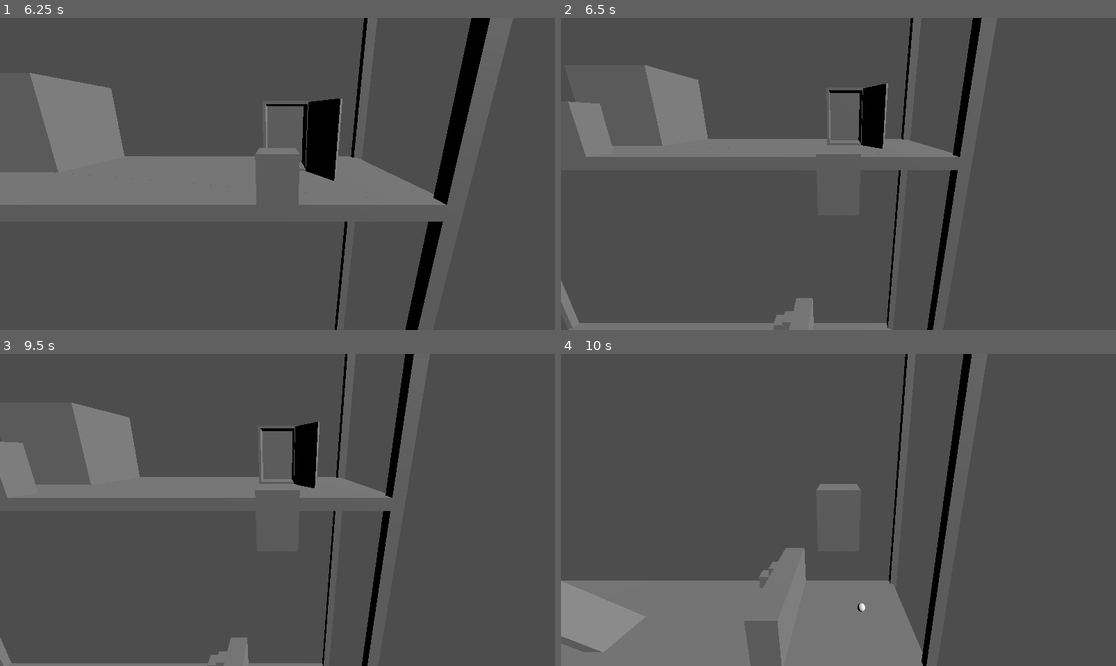
Above: before the commit, frames 1-4 (two rows, left to right).
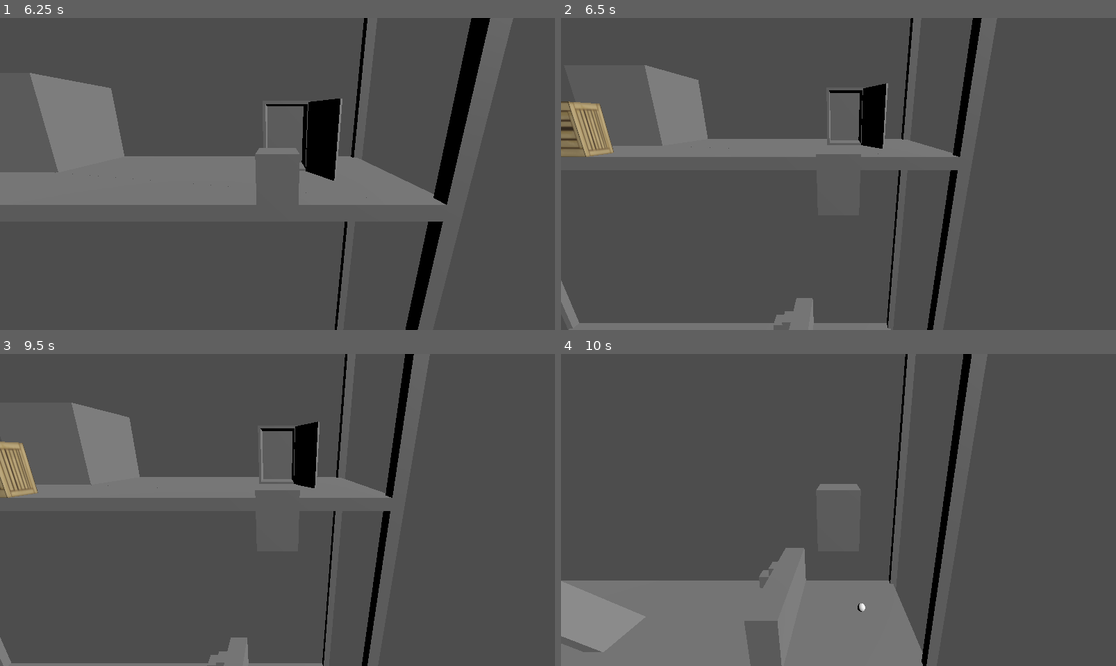
Above: after the commit, the same moments.

Repository: torinjmaguire/freeHugs
Game: Godot game, scene res://Scenes/main_menu.tscn
The game is run twice, just before and just after one commit, with the same random seed, the same clock (stepped at 60 frames per second) and the same inputs.
Inputs (mouse positions are in pixels of both pictures, inside the frame that each line leads up to):
- Up to frame 1 (6.25 s): click "Warehouse 1" at 0.5 s; tap Enter (ui_accept) at 1.25, 2.75, 3.5, 4.25, 5.75 s; move the mouse to (399, 158) at 1.27 s; hold D (move_right) 1.28-2 s; tap E (interact) every 1.5 s from 1.35 to 5.85 s; click (399, 158) at 1.42 s; tap Space (jump) at 1.52, 4.52 s; drag from (166, 189) to (249, 236) at 2.02 s; move the mouse to (333, 105) at 2.77 s; hold D (move_right) 2.78-3.5 s; drag from (249, 236) to (111, 127) at 3.52 s; move the mouse to (444, 220) at 4.27 s; hold A (move_left) 4.28-5 s; drag from (111, 127) to (194, 96) at 5.02 s; move the mouse to (305, 174) at 5.77 s; hold S (move_backwards) from 5.78 s (still down); click (305, 174) at 5.92 s
- Up to frame 2 (6.5 s): keep holding S (move_backwards)
- Up to frame 3 (9.5 s): release S (move_backwards) at 6.5 s; drag from (194, 432) to (166, 525) at 6.52 s; move the mouse to (399, 494) at 7.27 s; hold W (move_forward) 7.28-8 s; tap E (interact) at 7.35, 8.85 s; tap Space (jump) at 7.52 s; drag from (166, 525) to (249, 572) at 8.02 s; tap Enter (ui_accept) at 8.75 s; move the mouse to (333, 441) at 8.77 s; hold S (move_backwards) from 8.78 s (still down)
- Up to frame 4 (10 s): release S (move_backwards) at 9.5 s; drag from (810, 572) to (672, 463) at 9.52 s

Frame 1 is identical in both runs. In frame 2, 1.4% of the frame differs, in the area x 0-10%, y 26-45%; in frame 3, 1.0%; in frame 4, nothing differs.

Commit message:
Add large and medium crate as well as teapot box

Diff:
--- a/Scenes/warehouse_1.tscn
+++ b/Scenes/warehouse_1.tscn
@@ -1,12 +1,14 @@
-[gd_scene load_steps=32 format=3 uid="uid://cm510ym0spcda"]
+[gd_scene load_steps=33 format=3 uid="uid://cm510ym0spcda"]
 
 [ext_resource type="Script" path="res://Scripts/collectable.gd" id="1_io64e"]
 [ext_resource type="PackedScene" uid="uid://rir7r2m4d14d" path="res://Scenes/pushable_box.tscn" id="2_1bnhy"]
+[ext_resource type="PackedScene" uid="uid://dqlpv8vrqb7r0" path="res://Resources/mediumCrate.glb" id="2_tow8i"]
 [ext_resource type="PackedScene" uid="uid://mh0a24ca4s24" path="res://Resources/giraffeBox.glb" id="3_g0xwn"]
 [ext_resource type="PackedScene" uid="uid://bhnuo5aqppqgl" path="res://Scenes/player.tscn" id="4_fr6vk"]
 [ext_resource type="PackedScene" uid="uid://cyyje661ljl3v" path="res://Resources/cardboard_box.glb" id="4_rsxbu"]
 [ext_resource type="PackedScene" uid="uid://vh6i06jqajv6" path="res://Resources/soccerBox.glb" id="5_tnguy"]
 [ext_resource type="PackedScene" uid="uid://chtnxm2mi513v" path="res://Scenes/level_transition.tscn" id="6_ev7cs"]
+[ext_resource type="PackedScene" uid="uid://ojxigbx368bq" path="res://Resources/teapotBox.glb" id="7_2qtp8"]
 
 [sub_resource type="SphereShape3D" id="SphereShape3D_5ub6o"]
 radius = 1.0
@@ -15,9 +17,6 @@
 
 [sub_resource type="SphereMesh" id="SphereMesh_kujh8"]
 material = SubResource("StandardMaterial3D_5igwj")
-
-[sub_resource type="BoxMesh" id="BoxMesh_4cbl4"]
-size = Vector3(2, 4, 2)
 
 [sub_resource type="BoxShape3D" id="BoxShape3D_lnsgn"]
 size = Vector3(2, 4, 2)
@@ -102,11 +101,11 @@
 transform = Transform3D(1, 0, 0, 0, 1, 0, 0, 0, 1, 30, 82.5, -8.52035)
 metadata/_edit_group_ = true
 
-[node name="MeshInstance3D" type="MeshInstance3D" parent="Fourth level/Tiny Rectangle"]
-mesh = SubResource("BoxMesh_4cbl4")
-
 [node name="CollisionShape3D" type="CollisionShape3D" parent="Fourth level/Tiny Rectangle"]
 shape = SubResource("BoxShape3D_lnsgn")
+
+[node name="mediumCrate" parent="Fourth level/Tiny Rectangle" instance=ExtResource("2_tow8i")]
+transform = Transform3D(-4.37114e-08, -1, 0, 1, -4.37114e-08, 0, 0, 0, 1, 0, 0, 0)
 
 [node name="Starting Box" type="CSGCombiner3D" parent="Fourth level"]
 transform = Transform3D(1, 0, 0, 0, 1, 0, 0, 0, 1, 51, 81, -15)
@@ -211,8 +210,8 @@
 [node name="CollisionShape3D" type="CollisionShape3D" parent="Third level/Push Box4"]
 shape = SubResource("BoxShape3D_116in")
 
-[node name="MeshInstance3D" type="MeshInstance3D" parent="Third level/Push Box4"]
-mesh = SubResource("BoxMesh_s5gh8")
+[node name="teapotBox" parent="Third level/Push Box4" instance=ExtResource("7_2qtp8")]
+transform = Transform3D(-4.37114e-08, 0, 1, 0, 1, 0, -1, 0, -4.37114e-08, 0, 0, 0)
 
 [node name="Push Box5" type="CharacterBody3D" parent="Third level"]
 transform = Transform3D(1, 0, 0, 0, 1, 0, 0, 0, 1, -56, 61.5, -10)
Binary file added: Resources/largeCrate.glb
Not shown, added: Resources/largeCrate.glb.import
Binary file added: Resources/largeCrate_wood box large.png
Not shown, added: Resources/largeCrate_wood box large.png.import
Binary file added: Resources/mediumCrate.glb
Not shown, added: Resources/mediumCrate.glb.import
Binary file added: Resources/mediumCrate_wood box medium.png
Not shown, added: Resources/mediumCrate_wood box medium.png.import
Binary file added: Resources/teapotBox.glb
Not shown, added: Resources/teapotBox.glb.import
Binary file added: Resources/teapotBox_small box teapot.png
Not shown, added: Resources/teapotBox_small box teapot.png.import
